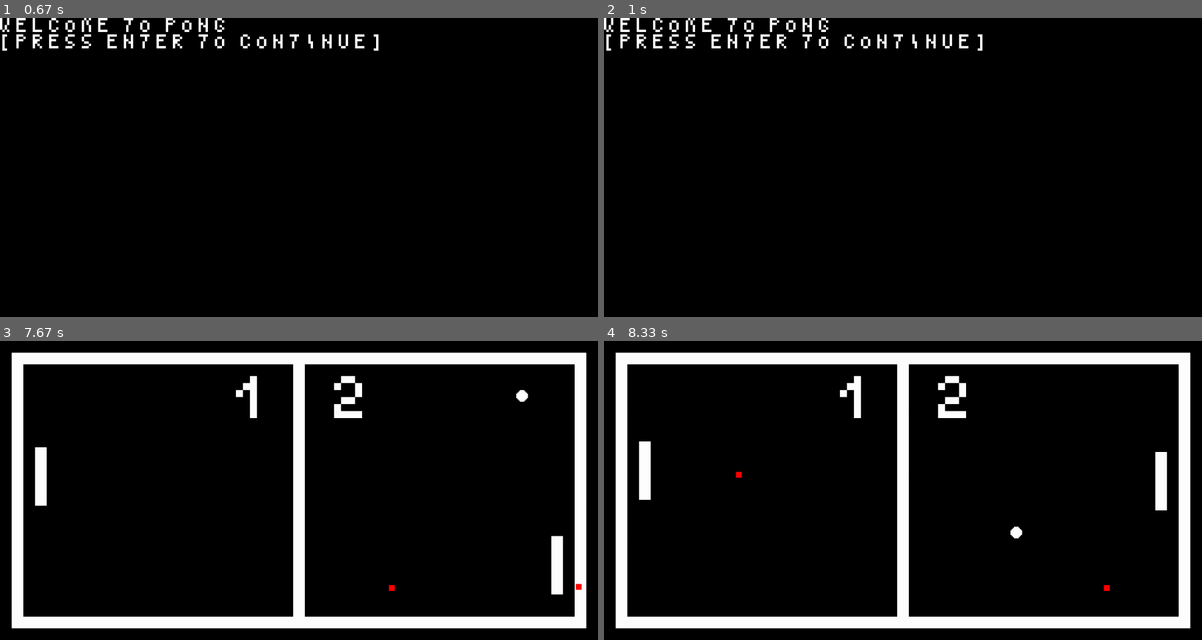
Above: before the commit, frames 1-4 (two rows, left to right).
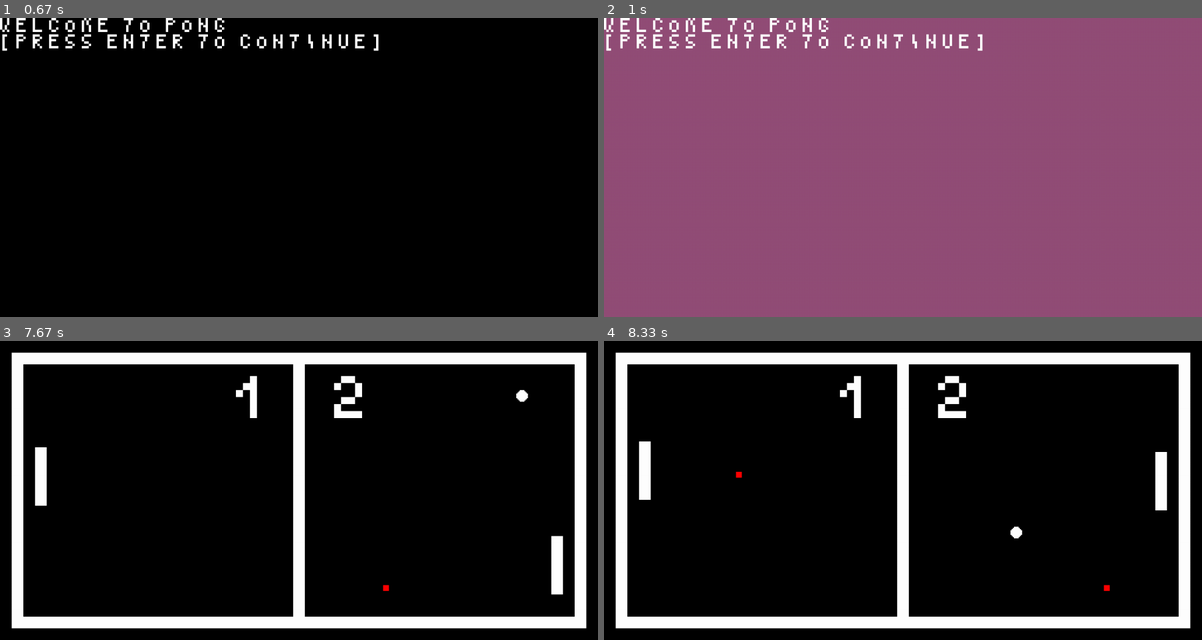
Above: after the commit, the same moments.

Repository: gresm/pygame_summer_2021_pong
Game: pygame game, started from main.py
Same seed, same stepped clock (60 frames per second), same inputs: the game is played once before the commit and once after it.
Inputs (mouse positions are in pixels of both pictures, inside the frame that each line leads up to):
- Up to frame 1 (0.67 s): click (113, 176) at 0.38 s
- Up to frame 2 (1 s): hold Esc from 0.83 s (still down); hold Down from 0.83 s (still down); move the mouse to (891, 203) at 0.87 s
- Up to frame 3 (7.67 s): release Esc at 1.3 s; release Down at 1.3 s; click (77, 460) at 1.38 s; tap Enter at 1.67 s; tap S at 2, 2.67 s; tap W at 2.33, 6.7 s; click (95, 562) at 3.55 s; click (107, 532) at 3.88 s; tap Space at 4.57, 5.63 s
- Up to frame 4 (8.33 s): tap Space at 7.77 s

Frame 1 is identical in both runs. In frame 2, 99% of the frame differs, in the area x 0-100%, y 0-100%; in frame 3, less than 0.1%; in frame 4, nothing differs.

Commit message:
v0.3.2 changes*2

Diff:
--- a/pong_game.py
+++ b/pong_game.py
@@ -336,7 +336,7 @@
 
 class Game(Scene):
     settings = {"size": (512, 256), "scale": (1024, 512), "title": "Pong Game", "icon": None,
-                "events_filter": {pg.MOUSEBUTTONDOWN, pg.KEYDOWN}}
+                "events_filter": {pg.MOUSEBUTTONDOWN, pg.KEYDOWN, pg.KEYUP}}
 
     def __init__(self, app: App):
         super(Game, self).__init__(app)
@@ -619,6 +619,7 @@
         self.bot_reload = 0
         self.stun_time = 30
         self.reload_time = 30
+        self.escape_message = False
 
     @staticmethod
     def add_bullet(set_to_add: List[pg.Rect], thrower: pg.Rect):
@@ -630,6 +631,11 @@
         if self.player_reload == 0:
             self.add_bullet(self.player_bullets, self.player.rect)
             self.player_reload += self.reload_time
+
+    def bot_shoot(self):
+        if self.bot_reload == 0:
+            self.add_bullet(self.bot_bullets, self.player.rect)
+            self.bot_reload += self.reload_time
 
     def initialize(self):
         self.font.generate()
@@ -644,6 +650,8 @@
             for pl_b_index in range(len(self.player_bullets)):
                 if self.bot.hit_box.colliderect(self.player_bullets[pl_b_index]):
                     self.bot_stunned += self.stun_time
+                    self.player_bullets.pop(pl_b_index)
+                    break
                 self.player_bullets[pl_b_index].x += 5
                 if not self.max_bounds.contains(self.player_bullets[pl_b_index]):
                     self.player_bullets.pop(pl_b_index)
@@ -652,6 +660,8 @@
             for bt_b_index in range(len(self.bot_bullets)):
                 if self.player.hit_box.colliderect(self.bot_bullets[bt_b_index]):
                     self.player_stunned += self.stun_time
+                    self.bot_bullets.pop(bt_b_index)
+                    break
                 self.bot_bullets[bt_b_index].x += 5
                 if not self.max_bounds.contains(self.bot_bullets[bt_b_index]):
                     self.bot_bullets.pop(bt_b_index)
@@ -663,8 +673,16 @@
             if self.bot_reload > 0:
                 self.bot_reload -= 1
 
+            if self.player_stunned > 0:
+                self.player_stunned -= 1
+
+            if self.bot_stunned > 0:
+                self.bot_stunned -= 1
+
     def draw(self):
         if self.dialogue.is_paused():
+            if self.escape_message:
+                self.screen.fill((rd.randint(0, 255), rd.randint(0, 255), rd.randint(0, 255)))
             self.dialogue.dialogue_rect = self.render_text(
                 surface=self.screen,
                 text=self.dialogue.get_text(),
@@ -704,6 +722,9 @@
                     if event.key == pg.K_RETURN:
                         self.dialogue.update_stage()
                     elif event.key == pg.K_ESCAPE:
-                        self.screen.fill((rd.randint(0, 255), rd.randint(0, 255), rd.randint(0, 255)))
+                        self.escape_message = True
+                elif case(pg.KEYUP):
+                    if event.key == pg.K_ESCAPE:
+                        self.escape_message = False
                 elif case(pg.MOUSEBUTTONDOWN):
                     self.dialogue.update_stage()
